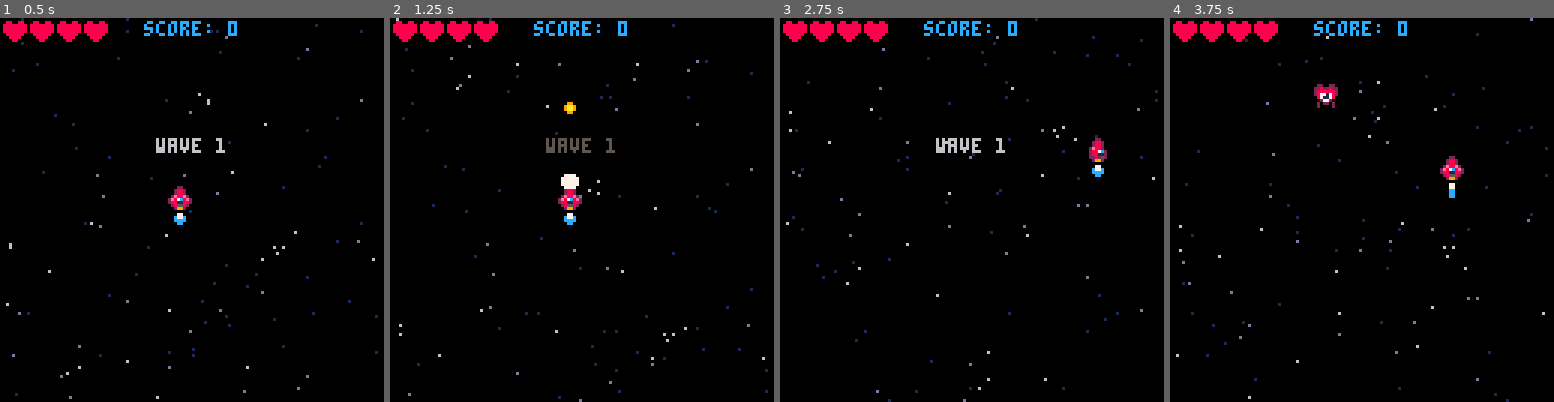
Above: before the commit, frames 1-4 (left to right).
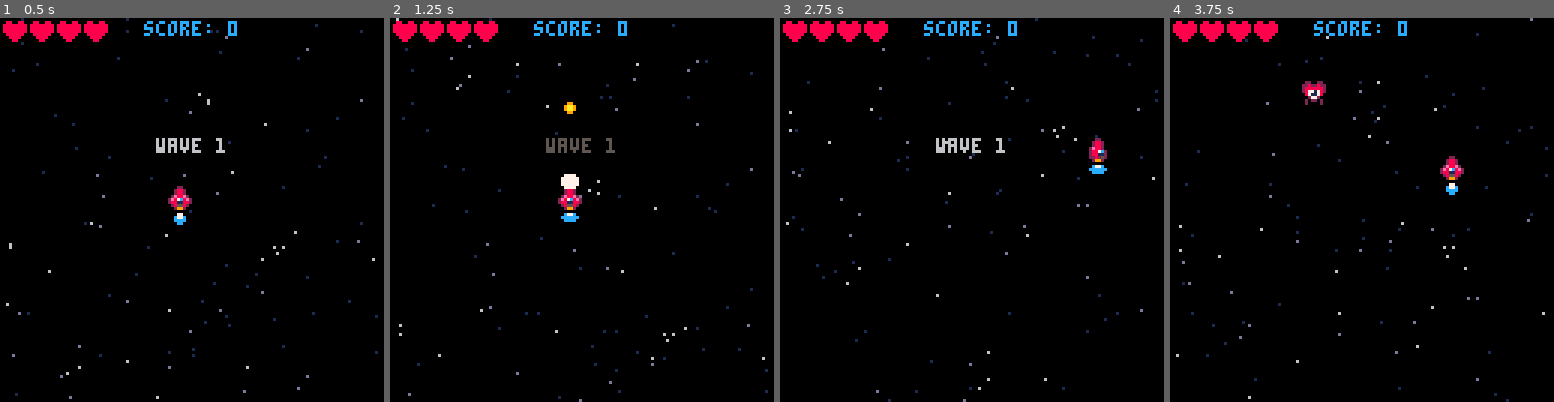
Above: after the commit, the same moments.

Repository: annoyingmouse/shmup
Game: PICO-8 cartridge shmup/shmup.p8
Two runs of this game, one before a commit and one after it. Both use one fixed random seed, a clock stepped at 60 frames per second and the inputs below.
Inputs:
- Up to frame 1 (0.5 s): tap X (X key) at 0.33 s
- Up to frame 2 (1.25 s): tap O (Z key) at 0.7 s; tap X (X key) at 1.07 s
- Up to frame 3 (2.75 s): hold Right 1.6-2.1 s; tap O (Z key) at 1.7, 2.1, 2.5 s; tap X (X key) at 1.85 s; hold Up 2.15-2.42 s; hold Right from 2.47 s (still down)
- Up to frame 4 (3.75 s): tap O (Z key) at 2.9, 3.3, 3.7 s; tap X (X key) at 2.97 s; release Right at 3.03 s; hold Left 3.08-3.58 s; hold Down from 3.63 s (still down)

Frame 1 is identical in both runs. In frame 2, less than 0.1% of the frame differs, in the area x 44-50%, y 50-54%; in frame 3, less than 0.1%; in frame 4, 0.5%, in the area x 34-75%, y 16-47%.

Commit message:
✨ Add enemy_001.lua, enemy_base.lua, jet.lua, and update related classes 📝 Add Spawn_enemy function to dynamically create different enemy types 🐛 Fix Player.jet instantiation in player.lua 🔧 Refactor Draw_over and Draw_win functions to improve readability 🔧 Refactor Draw_game function to only draw Player if lives are greater than 0 🔧 Refactor Update_game function to use Spawn_enemy function for enemy creation 🔧 Refactor Update_over function to return early after changing mode and stopping music 🔧 Refactor Update_start function to stop current music before initializing wave 🔧 Add sprit.png file

Diff:
--- /dev/null
+++ b/shmup/classes/enemy_001.lua
@@ -0,0 +1,10 @@
+Enemy_001 = {}
+setmetatable(Enemy_001, Enemy)
+
+function Enemy_001:new(x, speed, lives)
+  local obj = Enemy:new(x, speed, lives)
+  obj.sprites = { 164, 164, 165, 165 }
+  setmetatable(obj, self)
+  self.__index = self
+  return obj
+end
--- a/shmup/classes/enemy.lua
+++ b/shmup/classes/enemy_base.lua
@@ -53,6 +53,12 @@
       pal(11, 12)
     end
   end
-  spr(self.sprites[flr(self.sprite_index)], self.x, self.y, 1, 1)
+  spr(
+    self.sprites[flr(self.sprite_index)],
+    self.x,
+    self.y,
+    flr(self.width / 8),
+    flr(self.width / 8)
+  )
   pal()
 end
--- /dev/null
+++ b/shmup/classes/jet.lua
@@ -0,0 +1,26 @@
+Jet = {}
+setmetatable(Jet, Coordinates)
+
+function Jet:new(x, y)
+  local obj = Coordinates:new(x, y)
+  obj.width = 8
+  obj.height = 8
+  obj.sprite_index = 1
+  obj.sprites = {19, 20, 21, 22, 23}
+  setmetatable(obj, self)
+  self.__index = self
+  return obj
+end
+
+function Jet:update()
+  self.sprite_index = self.sprite_index + 0.5
+  if self.sprite_index > #self.sprites then
+    self.sprite_index = 1
+  end
+  self.x = Player.x
+  self.y = Player.y + 8
+end
+
+function Jet:draw()
+  spr(self.sprites[flr(self.sprite_index)], self.x, self.y, flr(self.width / 8), flr(self.height / 8))
+end
--- a/shmup/classes/particle.lua
+++ b/shmup/classes/particle.lua
@@ -15,19 +15,19 @@
   --[[http://lua-users.org/wiki/TernaryOperator]]--
   self.colour = 7 -- reset default colour
   if self.age > 5 then
-    self.colour = blue and 6 or 10
+    self.colour = self.blue and 6 or 10
   end
   if self.age > 7 then
-    self.colour = blue and 12 or 9
+    self.colour = self.blue and 12 or 9
   end
   if self.age > 10 then
-    self.colour = blue and 13 or 8
+    self.colour = self.blue and 13 or 8
   end
   if self.age > 12 then
-    self.colour = blue and 1 or 2
+    self.colour = self.blue and 1 or 2
   end
   if self.age > 15 then
-    self.colour = blue and 1 or 5
+    self.colour = self.blue and 1 or 5
   end
 end
 
@@ -37,7 +37,7 @@
   self.vx = self.vx * 0.85
   self.vy = self.vy * 0.85
   self.age = self.age + 1
-  self:set_colour(self.blue)
+  self:set_colour()
   if self.age >= self.lifetime then
     self.size = self.size - 0.5
     if self.size <= 0 then
--- a/shmup/classes/player.lua
+++ b/shmup/classes/player.lua
@@ -11,11 +11,7 @@
   obj.muzzle = 0
   obj.countdown = 4
   obj.invulnerable = 0
-  obj.jet = Coordinates:new(64 - 8, 64)
-    obj.jet.width = 8
-    obj.jet.height = 8
-    obj.jet.sprite_index = 1
-    obj.jet.sprites = {19, 20, 21, 22, 23}
+  obj.jet = Jet:new(64 - 8, 64)
   obj.score = 0
   obj.lives = 4
   obj.wave = 1
@@ -71,6 +67,7 @@
       self.countdown = 0
     end
   end
+  Player.jet:update()
 end
 
 function Player:shoot()
@@ -85,7 +82,7 @@
 function Player:draw()
   if self.invulnerable == 0 or sin(T / 5) < 0.1 then
     spr(self.sprites[self.sprite_index], self.x, self.y, flr(self.width / 8), flr(self.height / 8))
-    spr(self.jet.sprites[flr(self.jet.sprite_index)], self.jet.x, self.jet.y, flr(self.jet.width / 8), flr(self.jet.height / 8))
+    Player.jet:draw()
   end
   if self.muzzle > 0 then
     circfill(self.x + 3, self.y - 2, self.muzzle, 7)
--- a/shmup/draw/game.lua
+++ b/shmup/draw/game.lua
@@ -1,7 +1,9 @@
 function Draw_game()
   cls(0)
   Starfield(Stars)
-  Player:draw()
+  if Player.lives > 0 then
+    Player:draw()
+  end
   Invoke_draw_for_all(Enemies)
   Invoke_draw_for_all(Bullets)
   -- Invoke_draw_for_all(Explosions)
--- a/shmup/draw/over.lua
+++ b/shmup/draw/over.lua
@@ -1,5 +1,4 @@
 function Draw_over()
-  cls(8)
-  Printc("game over", 40, 2)
+  Printc("game over", 40, 8)
   Printc("press any key to continue", 80, Blink())
 end
--- a/shmup/draw/wavetext.lua
+++ b/shmup/draw/wavetext.lua
@@ -6,6 +6,6 @@
   end
   if Player.wave_timer == 0 then
     Mode = "game"
-    Enemies = { Enemy:new(flr(rnd(120)), rnd(1) + 0.5, 3) }
+    Spawn_enemy()
   end
 end
--- a/shmup/draw/win.lua
+++ b/shmup/draw/win.lua
@@ -1,5 +1,4 @@
 function Draw_win()
-  cls(11)
-  Printc("congratulations", 40, 2)
+  Printc("congratulations", 40, 12)
   Printc("press any key to continue", 80, Blink())
 end
--- a/shmup/helpers.lua
+++ b/shmup/helpers.lua
@@ -81,3 +81,13 @@
 function Printc(s, y, colour)
   print(s, 64 - Printw(s)/2, y, colour or 7)
 end
+
+function Spawn_enemy()
+  if Player.wave == 1 then
+    add(Enemies, Enemy:new(flr(rnd(120)), rnd(1) + 0.5, 3))
+  elseif Player.wave == 2 then
+    add(Enemies, Enemy_001:new(flr(rnd(120)), rnd(1) + 0.5, 3))
+  else
+    add(Enemies, Enemy:new(flr(rnd(120)), rnd(1) + 0.5, 3))
+  end
+end
--- a/shmup/init/game.lua
+++ b/shmup/init/game.lua
@@ -8,5 +8,5 @@
   Shwaves = {}
   Sparkes = {}
   Stars = GenerateStarField(100)
-  Enemies = { Enemy:new(flr(rnd(120)), rnd(1) + 0.5, 3) }
+  Spawn_enemy()
 end
--- a/shmup/shmup.p8
+++ b/shmup/shmup.p8
@@ -18,10 +18,12 @@
 #include classes/coordinates.lua
 #include classes/expanding_effect.lua
 #include classes/bullet.lua
-#include classes/enemy.lua
+#include classes/enemy_base.lua
+#include classes/enemy_001.lua
 #include classes/explosion.lua
 #include classes/particle.lua
 #include classes/player.lua
+#include classes/jet.lua
 #include classes/shwave.lua
 #include classes/spark.lua
 
--- a/shmup/update/game.lua
+++ b/shmup/update/game.lua
@@ -3,7 +3,7 @@
   for enemy in all(Enemies) do
     if not enemy:update() then
       del(Enemies, enemy)
-      add(Enemies, Enemy:new(flr(rnd(120)), rnd(1) + 0.5, flr(rnd(3))+1))
+      Spawn_enemy()
     end
   end
   for bullet in all(Bullets) do
@@ -44,7 +44,7 @@
           Create_particle_storm(enemy, false)
           Player.score = Player.score + 10
           del(Enemies, enemy)
-          add(Enemies, Enemy:new(flr(rnd(120)), rnd(1) + 0.5, flr(rnd(3))+1))
+          Spawn_enemy()
         end
       end
     end
--- a/shmup/update/over.lua
+++ b/shmup/update/over.lua
@@ -5,5 +5,7 @@
   if Button_released and (btnp(4) or btnp(5)) then
     Button_released = false
     Mode = "start"
+    music(1)
+    return
   end
 end
--- a/shmup/update/start.lua
+++ b/shmup/update/start.lua
@@ -1,6 +1,7 @@
 function Update_start()
   if btnp(4) or btnp(5) then
     Mode = "wavetext"
+    music (-1, 1000) -- stop current music
     Init_wave()
   end
 end
Not shown, changed: 111 lines of the sprite sheet (__gfx__) section of shmup/shmup.p8
Not shown, added: sprit.png
